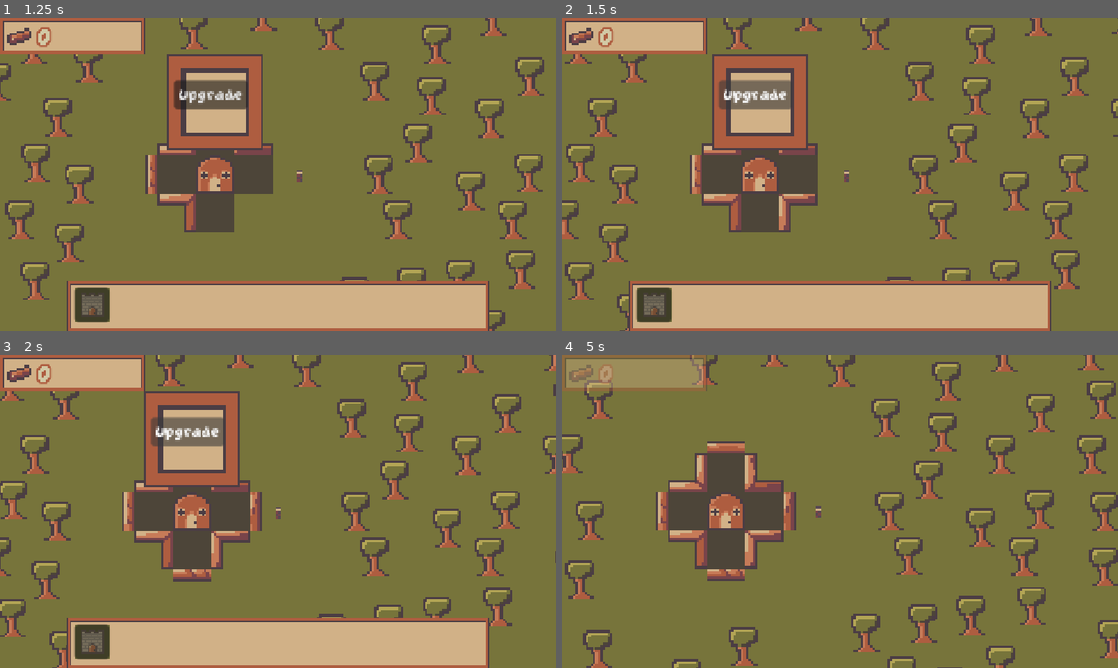
Above: before the commit, frames 1-4 (two rows, left to right).
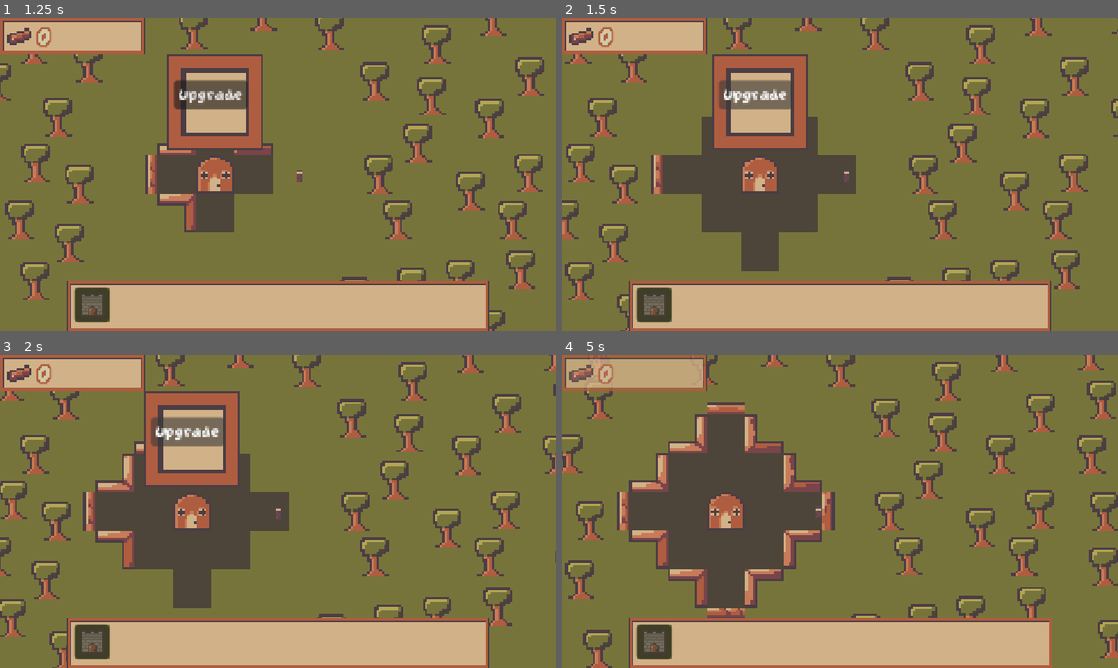
Above: after the commit, the same moments.

Repository: jacksonmist/DeforestStation
Game: Godot game, scene res://Scenes/Root.tscn
Two runs of this game, one before a commit and one after it. Both use one fixed random seed, a clock stepped at 60 frames per second and the inputs below.
Inputs (mouse positions are in pixels of both pictures, inside the frame that each line leads up to):
- Up to frame 1 (1.25 s): move the mouse to (278, 174) at 0.52 s; press the mouse at (278, 174) at 0.53 s; hold D (Right) from 0.53 s (still down)
- Up to frame 2 (1.5 s): release D (Right) at 1.25 s; release the mouse at (840, 174) at 1.25 s; click "Upgrade" at 1.25 s
- Up to frame 3 (2 s): no input
- Up to frame 4 (5 s): move the mouse to (728, 527) at 2.02 s; hold S (Down) 2.03-2.78 s; click (728, 527) at 2.1 s; move the mouse to (895, 442) at 2.77 s; press the mouse at (895, 442) at 2.78 s; hold D (Right) 2.78-3.53 s; move the mouse to (812, 574) at 3.52 s; release the mouse at (812, 574) at 3.53 s; hold W (Up) 3.53-4.28 s; click (812, 574) at 3.6 s; move the mouse to (1006, 558) at 4.27 s; press the mouse at (1006, 558) at 4.28 s; hold A (Left) from 4.28 s (still down)

Frame 1 is identical in both runs. In frame 2, 4.8% of the frame differs, in the area x 16-53%, y 31-81%; in frame 3, 5.7%; in frame 4, 25%, in the area x 0-89%, y 0-100%.

Commit message:
Began adding enemies

Diff:
--- a/Scenes/Root.tscn
+++ b/Scenes/Root.tscn
@@ -1,5 +1,7 @@
 [gd_scene format=3 uid="uid://dv2sgwsfcdyca"]
 
+[ext_resource type="Script" uid="uid://c5h4s6nibgffr" path="res://Scenes/enemy_manager.gd" id="1_lbgny"]
+[ext_resource type="Script" uid="uid://dl6pfjoswjku6" path="res://Scenes/difficulty_manager.gd" id="1_rcb2t"]
 [ext_resource type="Texture2D" uid="uid://dhat3ipmnjj1a" path="res://Sprites/BasicGroundTexture.png" id="1_y1djv"]
 [ext_resource type="Texture2D" uid="uid://doniadc2wwyju" path="res://Sprites/selection.png" id="2_7f8yv"]
 [ext_resource type="Texture2D" uid="uid://g5m5al7f2upv" path="res://Sprites/pos_selection.png" id="2_8btxg"]
@@ -16,7 +18,7 @@
 [ext_resource type="PackedScene" uid="uid://bi0p2cxdn3yy5" path="res://Scenes/tree.tscn" id="11_aoudc"]
 [ext_resource type="PackedScene" uid="uid://dpempw6q6puu7" path="res://Scenes/wood.tscn" id="11_fauc5"]
 [ext_resource type="Script" uid="uid://3qbuoccerxyg" path="res://Scripts/player.gd" id="13_7f8yv"]
-[ext_resource type="PackedScene" uid="uid://duxbbfus1ti24" path="res://Scenes/friendly_attack_circle.tscn" id="13_75oan"]
+[ext_resource type="PackedScene" uid="uid://duxbbfus1ti24" path="res://Scenes/attack_circle.tscn" id="13_75oan"]
 [ext_resource type="Texture2D" uid="uid://bgxie15kcisp8" path="res://Sprites/lumberjack.png" id="15_fauc5"]
 [ext_resource type="Script" uid="uid://0er3lf37txt3" path="res://Scripts/wall_manager.gd" id="17_yiytj"]
 [ext_resource type="PackedScene" uid="uid://b1mrwso64rt0p" path="res://Scenes/Walls/nh_wall.tscn" id="18_7f8yv"]
@@ -29,6 +31,8 @@
 [ext_resource type="Script" uid="uid://cp5rh6gpfpk4k" path="res://Scripts/structure_manager.gd" id="24_ql2nr"]
 [ext_resource type="PackedScene" uid="uid://cegd77rb4u3em" path="res://Scenes/Walls/nwinv_wall.tscn" id="25_rcb2t"]
 [ext_resource type="PackedScene" uid="uid://pqpgexsumlbu" path="res://Scenes/building_menu.tscn" id="26_lbgny"]
+[ext_resource type="PackedScene" uid="uid://cvvwlioxxd46o" path="res://Scenes/tree_sprite.tscn" id="28_asw58"]
+[ext_resource type="PackedScene" uid="uid://cncyhvhqrtrbr" path="res://Scenes/sapling.tscn" id="29_b2f2k"]
 
 [sub_resource type="CircleShape2D" id="CircleShape2D_4bev8"]
 
@@ -51,6 +55,9 @@
 radius = 8.0
 
 [node name="Node2D" type="Node2D" unique_id=1513264109]
+
+[node name="DifficultyManager" type="Node" parent="." unique_id=250027250]
+script = ExtResource("1_rcb2t")
 
 [node name="StructureManager" type="Area2D" parent="." unique_id=806441737]
 collision_layer = 129
@@ -102,23 +109,17 @@
 grid_manager = NodePath("../GridManager")
 house = NodePath("../House")
 
-[node name="GridManager" type="Node" parent="." unique_id=366981937 node_paths=PackedStringArray("tree_manager", "ground_map", "wall_manager", "structure_manager")]
-script = ExtResource("7_6ebx2")
-tree_manager = NodePath("../TreeManager")
-ground_map = NodePath("../GroundMap")
-wall_manager = NodePath("../GroundMap/WallManager")
-structure_manager = NodePath("../StructureManager")
-
-[node name="House" type="Area2D" parent="." unique_id=859446054 node_paths=PackedStringArray("ground_map", "grid", "structure_manager")]
+[node name="House" type="Area2D" parent="." unique_id=859446054 node_paths=PackedStringArray("difficulty_manager", "ground_map", "grid", "structure_manager")]
 texture_filter = 1
 collision_mask = 0
 script = ExtResource("9_am7h6")
+difficulty_manager = NodePath("../DifficultyManager")
 ground_map = NodePath("../GroundMap")
 grid = NodePath("../GridManager")
 starting_radius = 2
 health = 100.0
 structure_manager = NodePath("../StructureManager")
-base_upgrade_cost = 1
+base_upgrade_cost = 0
 
 [node name="CollisionShape2D" type="CollisionShape2D" parent="House" unique_id=1493826941]
 shape = SubResource("RectangleShape2D_4bev8")
@@ -127,6 +128,22 @@
 texture = ExtResource("8_difym")
 
 [node name="BuildingMenu" parent="House" unique_id=1431244483 instance=ExtResource("26_lbgny")]
+
+[node name="GridManager" type="Node" parent="." unique_id=366981937 node_paths=PackedStringArray("tree_manager", "ground_map", "wall_manager", "structure_manager")]
+script = ExtResource("7_6ebx2")
+tree_manager = NodePath("../TreeManager")
+ground_map = NodePath("../GroundMap")
+wall_manager = NodePath("../GroundMap/WallManager")
+structure_manager = NodePath("../StructureManager")
+
+[node name="EnemyManager" type="Node" parent="." unique_id=1172147007 node_paths=PackedStringArray("difficulty_manager", "tree_manager", "house")]
+script = ExtResource("1_lbgny")
+enemy_scenes = Array[PackedScene]([ExtResource("29_b2f2k"), ExtResource("28_asw58")])
+difficulty_manager = NodePath("../DifficultyManager")
+tree_manager = NodePath("../TreeManager")
+house = NodePath("../House")
+
+[node name="Timer" type="Timer" parent="EnemyManager" unique_id=1248380354]
 
 [node name="Player" type="Area2D" parent="." unique_id=583931774 node_paths=PackedStringArray("house", "structure_manager")]
 z_index = 1
--- a/Scenes/barracks.tscn
+++ b/Scenes/barracks.tscn
@@ -11,9 +11,9 @@
 [node name="Barracks" type="Area2D" unique_id=1416347816]
 script = ExtResource("1_coeoc")
 lj_scene = ExtResource("2_87o8n")
-base_lj_count = 1
 texture = ExtResource("2_3p7p4")
 health = 20.0
+purchase_cost = 5
 metadata/_custom_type_script = "uid://j4q133l8rdcj"
 
 [node name="CollisionShape2D" type="CollisionShape2D" parent="." unique_id=708572482]
--- /dev/null
+++ b/Scenes/difficulty_manager.gd
@@ -0,0 +1,18 @@
+class_name DifficultyManager extends Node
+
+var time: float
+var level: int
+var x_per_level: float = 25.0
+var difficulty: float
+
+func _ready() -> void:
+	pass
+
+func _process(delta: float) -> void:
+	time += delta
+
+func calculate_difficulty():
+	var raw_difficulty = time + (level * x_per_level)
+
+func update_level(value: int):
+	level = value
--- /dev/null
+++ b/Scenes/enemy.gd
@@ -0,0 +1,10 @@
+class_name Enemy extends Entity
+
+@onready var sm: EnemyStateMachine = $EnemyStateMachine
+
+var house: House
+@export var wood_dropped: int
+
+func set_house(house_ref: House):
+	house = house_ref
+	sm.set_house(house)
--- /dev/null
+++ b/Scenes/enemy_manager.gd
@@ -0,0 +1,38 @@
+class_name EnemyManager extends Node
+@onready var timer: Timer = $Timer
+
+@export var enemy_scenes: Array[PackedScene]
+
+@export var difficulty_manager: DifficultyManager
+@export var tree_manager: TreeManager
+@export var house: House
+
+@export var base_amount_to_spawn: int = 5
+var spawn_amount_modifier: float = 1
+@export var spawn_delay: float = 10
+var current_dificulty: float
+
+var active_enemies: Array[Enemy]
+
+func _ready() -> void:
+	timer.wait_time = spawn_delay
+	spawn_enemy()
+
+func spawn_enemy():
+	var amount_to_spawn = base_amount_to_spawn * spawn_amount_modifier
+	var max = enemy_scenes.size() - 1
+	for i in amount_to_spawn:
+		var rand = randf()
+		var idx = int(round(rand * max))
+		var instance = enemy_scenes[idx].instantiate()
+		var position = get_position()
+		add_child(instance)
+		instance.set_house(house)
+		active_enemies.append(instance)
+
+		instance.position = position
+	timer.wait_time = spawn_delay
+	timer.start()
+
+func get_position() -> Vector2:
+	return  tree_manager.tree_dict.values().pick_random()[0].position
--- a/Scenes/lumberjack.tscn
+++ b/Scenes/lumberjack.tscn
@@ -1,7 +1,7 @@
 [gd_scene format=3 uid="uid://bq1vdjj0tnmfv"]
 
 [ext_resource type="Script" uid="uid://bdk6tyr748nlp" path="res://Scripts/lumberjack.gd" id="1_cvosc"]
-[ext_resource type="PackedScene" uid="uid://duxbbfus1ti24" path="res://Scenes/friendly_attack_circle.tscn" id="2_l6amt"]
+[ext_resource type="PackedScene" uid="uid://duxbbfus1ti24" path="res://Scenes/attack_circle.tscn" id="2_l6amt"]
 [ext_resource type="Texture2D" uid="uid://bgxie15kcisp8" path="res://Sprites/lumberjack.png" id="3_tmy3w"]
 [ext_resource type="Script" uid="uid://bke8m11uje4jh" path="res://Scripts/States/lumberjack_state_machine.gd" id="4_l6amt"]
 
@@ -11,8 +11,6 @@
 collision_layer = 2
 collision_mask = 28
 script = ExtResource("1_cvosc")
-speed = 100.0
-starting_max_wood = 1
 
 [node name="CollisionShape2D" type="CollisionShape2D" parent="." unique_id=20061218]
 shape = SubResource("CircleShape2D_fojhu")
--- /dev/null
+++ b/Scenes/sapling.gd
@@ -0,0 +1 @@
+class_name Sapling extends Enemy
--- /dev/null
+++ b/Scenes/sapling.tscn
@@ -0,0 +1,33 @@
+[gd_scene format=3 uid="uid://cncyhvhqrtrbr"]
+
+[ext_resource type="Script" uid="uid://c12j6dail8atv" path="res://Scenes/sapling.gd" id="1_3xnho"]
+[ext_resource type="Texture2D" uid="uid://bepnfbs6lblmt" path="res://Sprites/sapling.png" id="2_gmhoa"]
+[ext_resource type="PackedScene" uid="uid://duxbbfus1ti24" path="res://Scenes/attack_circle.tscn" id="2_noemw"]
+[ext_resource type="Script" uid="uid://rvj525v7mbf5" path="res://Scripts/States/enemy_state_machine.gd" id="4_gmhoa"]
+
+[sub_resource type="CircleShape2D" id="CircleShape2D_wovv8"]
+radius = 8.0
+
+[node name="Sapling" type="Area2D" unique_id=2022470615]
+collision_layer = 4
+collision_mask = 0
+script = ExtResource("1_3xnho")
+wood_dropped = 1
+max_health = 2.0
+aps = 2.0
+damage = 0.5
+atk_range = 5.0
+entity_allegience = 1
+
+[node name="CollisionShape2D" type="CollisionShape2D" parent="." unique_id=1089844469]
+shape = SubResource("CircleShape2D_wovv8")
+
+[node name="Sprite2D" type="Sprite2D" parent="." unique_id=1022075136]
+texture = ExtResource("2_gmhoa")
+
+[node name="AttackCircle" parent="." unique_id=1872592653 instance=ExtResource("2_noemw")]
+collision_mask = 3
+
+[node name="EnemyStateMachine" type="Node" parent="." unique_id=279241069]
+script = ExtResource("4_gmhoa")
+metadata/_custom_type_script = "uid://rvj525v7mbf5"
--- /dev/null
+++ b/Scenes/tree_sprite.gd
@@ -0,0 +1 @@
+class_name TreeSprite extends Enemy
--- /dev/null
+++ b/Scenes/tree_sprite.tscn
@@ -0,0 +1,30 @@
+[gd_scene format=3 uid="uid://cvvwlioxxd46o"]
+
+[ext_resource type="Script" uid="uid://beafqc1nvt2ce" path="res://Scenes/tree_sprite.gd" id="1_f8iu2"]
+[ext_resource type="PackedScene" uid="uid://duxbbfus1ti24" path="res://Scenes/attack_circle.tscn" id="2_yjh15"]
+[ext_resource type="Texture2D" uid="uid://blmvw5o61ls5o" path="res://Sprites/tree_sprite.png" id="3_0lcod"]
+[ext_resource type="Script" uid="uid://rvj525v7mbf5" path="res://Scripts/States/enemy_state_machine.gd" id="4_yjh15"]
+
+[sub_resource type="CircleShape2D" id="CircleShape2D_fojhu"]
+
+[node name="Tree_sprite" type="Area2D" unique_id=1931384363]
+collision_layer = 4
+collision_mask = 0
+script = ExtResource("1_f8iu2")
+wood_dropped = 2
+max_health = 5.0
+speed = 10.0
+damage = 2.0
+
+[node name="CollisionShape2D" type="CollisionShape2D" parent="." unique_id=1892048119]
+shape = SubResource("CircleShape2D_fojhu")
+
+[node name="AttackCircle" parent="." unique_id=1872592653 instance=ExtResource("2_yjh15")]
+collision_mask = 3
+
+[node name="Sprite2D" type="Sprite2D" parent="." unique_id=1862831872]
+texture = ExtResource("3_0lcod")
+
+[node name="EnemyStateMachine" type="Node" parent="." unique_id=150456226]
+script = ExtResource("4_yjh15")
+metadata/_custom_type_script = "uid://rvj525v7mbf5"
--- a/Scripts/States/attack_state.gd
+++ b/Scripts/States/attack_state.gd
@@ -1,7 +1,6 @@
 class_name AttackState extends State
 
 func enter_state() ->  void:
-	print("Attack")
 	parent.move(Vector2.ZERO)
 
 func update(_delta: float) -> void:
--- a/Scripts/States/chase_state.gd
+++ b/Scripts/States/chase_state.gd
@@ -1,7 +1,7 @@
 class_name ChaseState extends State
 
 func enter_state() ->  void:
-	print("Chase")
+	pass
 
 func update(_delta: float) -> void:
 	pass
--- /dev/null
+++ b/Scripts/States/enemy_attack_state.gd
@@ -0,0 +1,9 @@
+class_name EnemyAttackState extends State
+
+func enter_state() ->  void:
+	parent.move(Vector2.ZERO)
+
+func update(_delta: float) -> void:
+	if parent.imm_targets.is_empty():
+		sm.change_state(sm.states[EnemySeekHouseState])
+		return
--- /dev/null
+++ b/Scripts/States/enemy_idle_state.gd
@@ -0,0 +1,6 @@
+class_name EnemyIdleState extends State
+
+func update(_delta: float) -> void:
+	if house:
+		print(parent.house)
+		sm.change_state(sm.states[EnemySeekHouseState])
--- /dev/null
+++ b/Scripts/States/enemy_seek_house_state.gd
@@ -0,0 +1,13 @@
+class_name EnemySeekHouseState extends State
+
+var vec_to_house: Vector2
+
+func enter_state() ->  void:
+	print("seekHouse")
+	vec_to_house = (house.position - parent.global_position).normalized()
+	parent.move(vec_to_house)
+
+func update(_delta: float) -> void:
+	if not parent.imm_targets.is_empty():
+		sm.change_state(sm.states[EnemyAttackState])
+		return
--- /dev/null
+++ b/Scripts/States/enemy_state_machine.gd
@@ -0,0 +1,41 @@
+class_name EnemyStateMachine extends Node
+
+var parent: Entity
+@export var initial_state: State
+var states: Dictionary = {
+	EnemyIdleState: EnemyIdleState.new(),
+	EnemySeekHouseState: EnemySeekHouseState.new(),
+	EnemyAttackState: EnemyAttackState.new()
+}
+
+var current_state: State
+var house: Building
+var last_target: Entity = null
+
+func setup(parent_ref: Entity) -> void:
+	parent = parent_ref
+	if not initial_state: change_state(states[EnemyIdleState])
+
+	for state in states.values():
+		state.setup(parent, self)
+
+func change_state(new_state: State) -> void:
+	if current_state == new_state: return
+	if not current_state and not new_state: return
+	if current_state and not new_state: return
+	if not parent.is_active: return
+
+	if current_state:
+		current_state.exit_state()
+	current_state = new_state
+	current_state.enter_state()
+
+func _physics_process(delta: float) -> void:
+	if not current_state: return
+
+	current_state.update(delta)
+
+func set_house(house_ref: Building) -> void:
+	house = house_ref
+	for state in states.values():
+		state.house = house
--- a/Scripts/States/heal_state.gd
+++ b/Scripts/States/heal_state.gd
@@ -1,7 +1,6 @@
 class_name HealState extends State
 
 func enter_state() ->  void:
-	print("Heal")
 	parent.move(Vector2.ZERO)
 	barracks.start_healing(parent)
 	parent.set_active(false)
--- a/Scripts/States/patrol_state.gd
+++ b/Scripts/States/patrol_state.gd
@@ -2,7 +2,6 @@
 
 var move_direction: Vector2
 func enter_state() ->  void:
-	print("patrol")
 	var angle = randf_range(0, 2 * PI)
 	move_direction = Vector2(cos(angle), sin(angle))
 
--- a/Scripts/States/state.gd
+++ b/Scripts/States/state.gd
@@ -2,11 +2,11 @@
 class_name State extends Resource
 
 var parent: Entity
-var sm: LumberjackStateManager
+var sm
 var house: Building
 var barracks: Barracks
 
-func setup(parent_ref: Entity, state_machine_ref: LumberjackStateManager):
+func setup(parent_ref: Entity, state_machine_ref):
 	parent = parent_ref
 	sm = state_machine_ref
 
--- a/Scripts/detection_circle.gd
+++ b/Scripts/detection_circle.gd
@@ -1,4 +1,4 @@
-class_name FriendlyAttackCircle extends Area2D
+class_name AttackCircle extends Area2D
 
 @onready var collision: CollisionShape2D = $CollisionShape2D
 
--- a/Scripts/house.gd
+++ b/Scripts/house.gd
@@ -1,5 +1,6 @@
 class_name House extends Building
 
+@export var difficulty_manager: DifficultyManager
 @export var ground_map: GroundMap
 @export var grid: GridManager
 @export var starting_radius: int = 1
@@ -10,11 +11,11 @@
 	cell = Vector2i(floor(ground_map.cell_by_cell/2))
 	grid.set_house_cell(cell)
 	for i in range(starting_radius):
-		upgrade_circle()
+		upgrade_level()
 	structure_manager.set_house(self)
 
-func upgrade_stats():
-	upgrade_circle()
-
-func upgrade_circle():
+func upgrade_level():
+	super()
 	grid.upgrade_circle()
+	difficulty_manager.update_level(level)
+	return true
--- a/Scripts/lumberjack.gd
+++ b/Scripts/lumberjack.gd
@@ -12,7 +12,6 @@
 	state_manager.set_barracks(barracks)
 	area_entered.connect(_on_body_entered)
 	area_entered.connect(_on_body_exited)
-	health = 1
 
 func _on_body_entered(body):
 	if not dis_targets.has(body):
--- a/Scripts/tree.gd
+++ b/Scripts/tree.gd
@@ -17,6 +17,7 @@
 
 @export var health: float = 5.0
 @export var respawn_time: float = 10.0
+var index: int = 0
 
 var respawn_tween: Tween
 
@@ -53,6 +54,7 @@
 		set_active(false)
 	else:
 		tree_manager.remove_marked(self)
+		tree_manager.remove_from_dict(self)
 		queue_free()
 
 func respawn():
--- a/Scripts/tree_manager.gd
+++ b/Scripts/tree_manager.gd
@@ -26,7 +26,11 @@
 		if not tree_dict.has(tree_cell):
 			tree_dict[tree_cell] = [tree]
 		else:
+			var idx: int = 0
+			for x in tree_dict[tree_cell]:
+				idx += 1
 			tree_dict[tree_cell].append(tree)
+			tree.index = idx
 
 func check_occupied(cells: Array[Vector2i]):
 	marked_trees = []
@@ -50,3 +54,8 @@
 		print("Marked tree not found in array")
 	if marked_trees.is_empty():
 		grid_manager.no_marked_trees()
+
+func remove_from_dict(tree: TreeObj):
+	tree_dict[tree.cell].remove_at(tree.index)
+	if tree_dict[tree.cell].is_empty():
+		tree_dict.erase(tree.cell)
Renamed: Scenes/friendly_attack_circle.tscn -> Scenes/attack_circle.tscn
Not shown, added: Scenes/difficulty_manager.gd.uid
Not shown, added: Scenes/enemy.gd.uid
Not shown, added: Scenes/enemy_manager.gd.uid
Not shown, added: Scenes/sapling.gd.uid
Not shown, added: Scenes/tree_sprite.gd.uid
Not shown, added: Scripts/States/enemy_attack_state.gd.uid
Not shown, added: Scripts/States/enemy_idle_state.gd.uid
Not shown, added: Scripts/States/enemy_seek_house_state.gd.uid
Not shown, added: Scripts/States/enemy_state_machine.gd.uid
Binary file added: Sprites/sapling.png
Not shown, added: Sprites/sapling.png.import
(and 2 more such lines)
